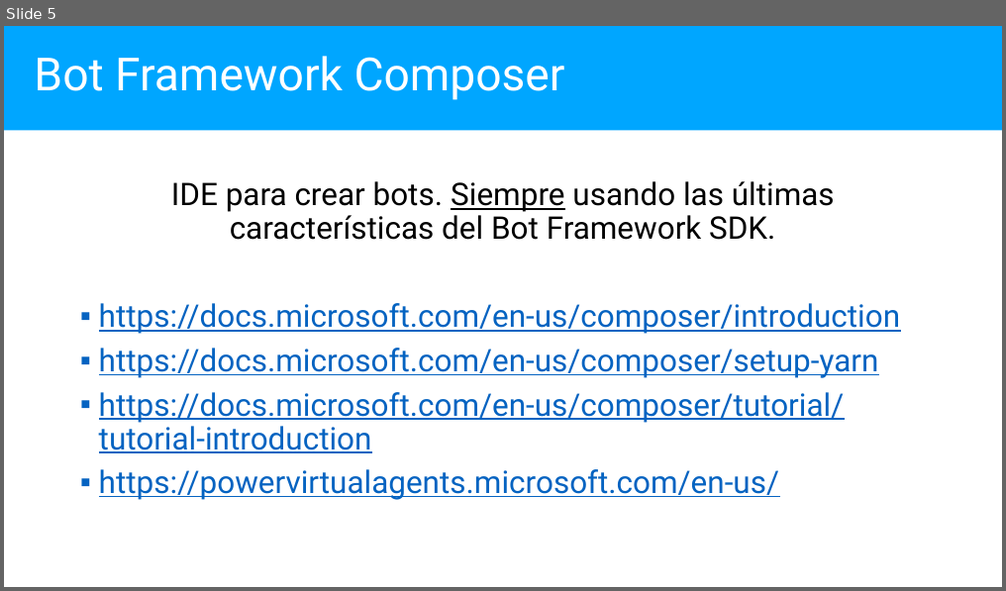
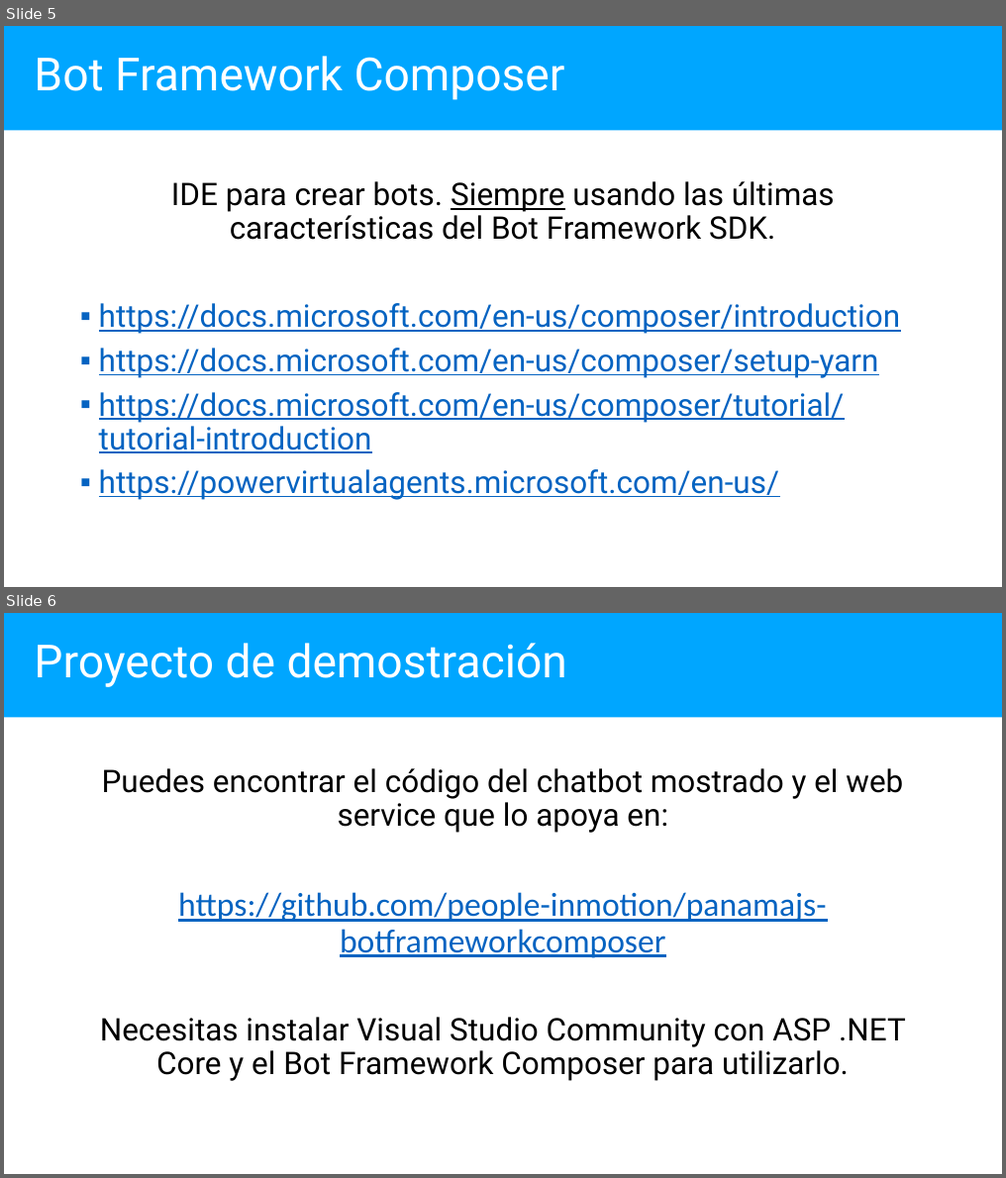
Before and after one commit to people-inmotion/pim-botframeworkcomposer, a slide deck: BotFrameworkComposer.pptx. Shown one above the other, each under a label of ours: slide 5 before the commit, slides 5 and 6 after it. The pictures are 1006x591 and 1006x1178 pixels, drawn with LibreOffice and Linux fonts; fonts in the diff are those of the drawing. Boxes give left, top, right and bottom in pixels: in the first picture for what was removed or moved away, otherwise in the second. Text is boxed around its words. In the diff, an @@ line names an element or a change of style, - is before the commit and + after.

Commit message:
Mejorando presentación

```diff
--- a/BotFrameworkComposer.pptx
+++ b/BotFrameworkComposer.pptx
@@ slide 6 added at (4,613,1002,1174), background #FFFFFF @@
@@ rectangle added at (4,613,1002,717), fill #00A6FF, 44 pt, text #FFFFFF @@
+Proyecto de demostración
@@ text added at (100,768,906,1081), 30 pt, text #000000 @@
+Puedes encontrar el código del chatbot mostrado y el web service que lo apoya en:
+https://github.com/people-inmotion/panamajs-botframeworkcomposer
+Necesitas instalar Visual Studio Community con ASP .NET Core y el Bot Framework Composer para utilizarlo.
```
